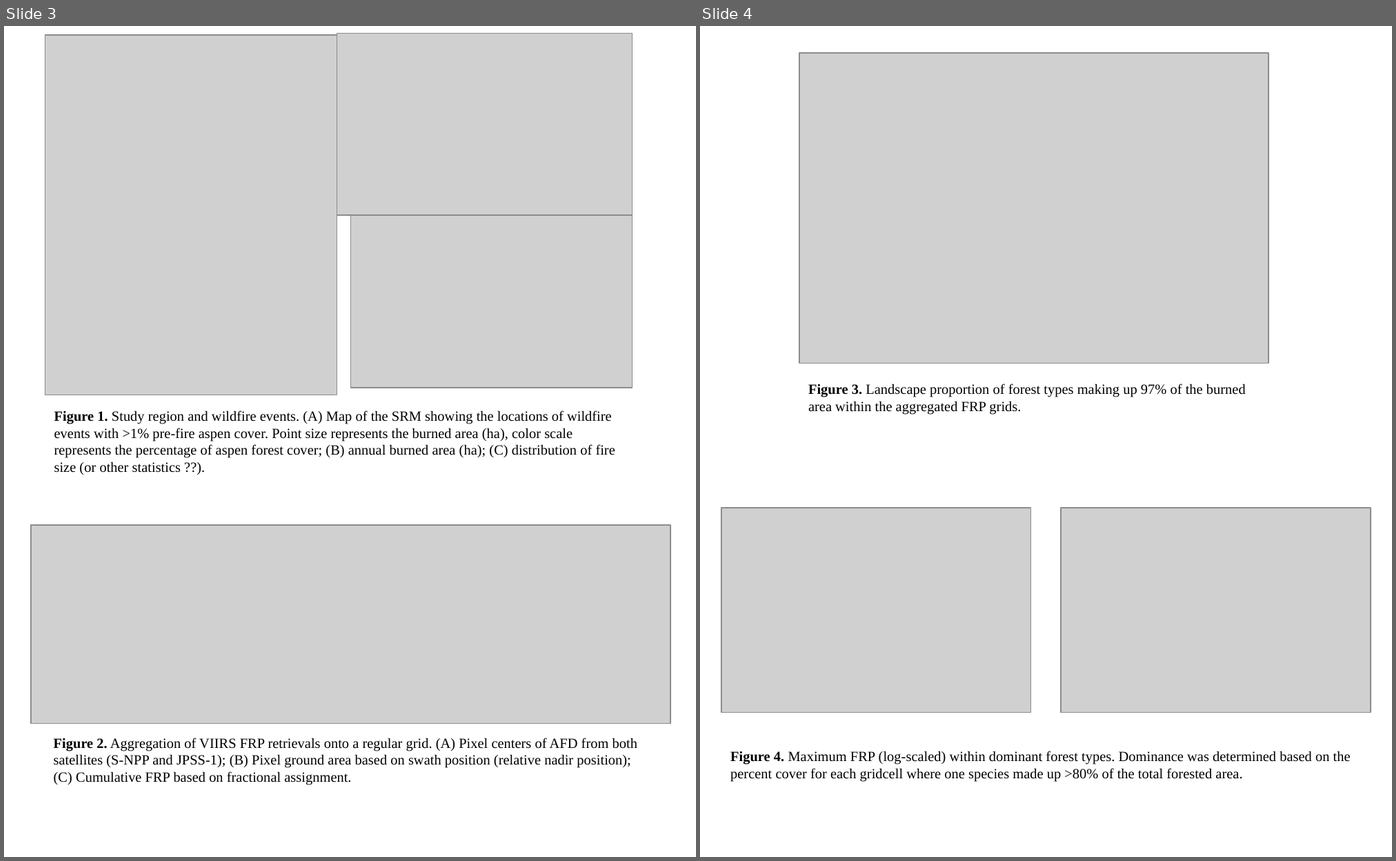
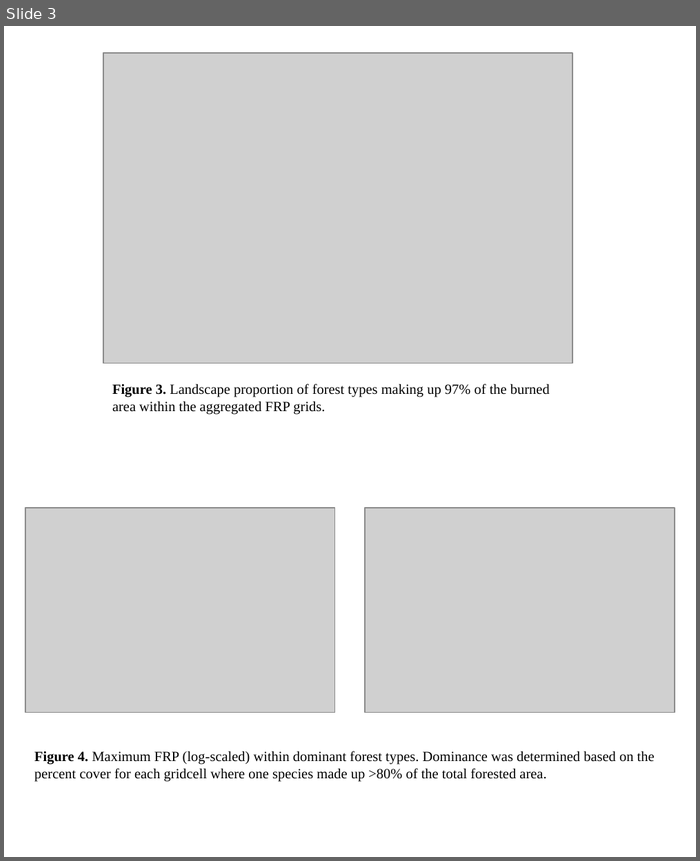
Before and after one commit to natshoff/aspen-fire-fork, a slide deck: Aim2/figures/figure_arrangement.pptx. Shown side by side, each under a label of ours: slides 3 and 4 before the commit, slide 3 after it. The pictures are 1396x861 and 700x861 pixels, drawn with LibreOffice and Linux fonts; fonts in the diff are those of the drawing; grey boxes stand for pictures. Boxes give left, top, right and bottom in pixels: in the first picture for what was removed or moved away, otherwise in the second. Text is boxed around its words. In the diff, an @@ line names an element or a change of style, - is before the commit and + after.

```diff
--- a/Aim2/figures/figure_arrangement.pptx
+++ b/Aim2/figures/figure_arrangement.pptx
@@ slide 3 removed at [4,26,696,857], background #FFFFFF @@
@@ picture removed at [45,35,338,395] @@
@@ picture removed at [337,34,633,215] @@
@@ picture removed at [351,215,633,388] @@
@@ text removed at [54,410,615,474] @@
-Figure 1. Study region and wildfire events. (A) Map of the SRM showing the locations of wildfire events with >1% pre-fire aspen cover. Point size represents the burned area (ha), color scale represents the percentage of aspen forest cover; (B) annual burned area (ha); (C) distribution of fire size (or other statistics ??).
@@ picture removed at [31,524,671,723] @@
@@ text removed at [54,737,637,785] @@
-Figure 2. Aggregation of VIIRS FRP retrievals onto a regular grid. (A) Pixel centers of AFD from both satellites (S-NPP and JPSS-1); (B) Pixel ground area based on swath position (relative nadir position); (C) Cumulative FRP based on fractional assignment.
@@ what was slide 4 is now slide 3 @@
```
Also in this commit, not shown: 1 slide added, 1 other slide removed, 33 other files.
